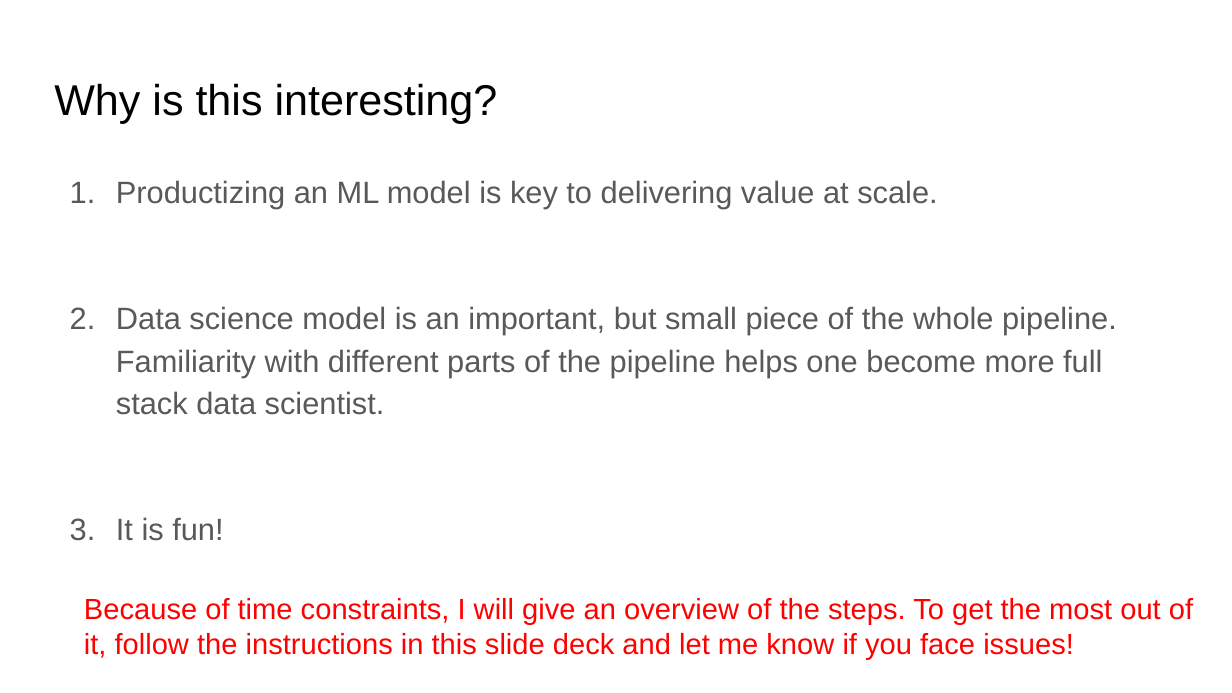
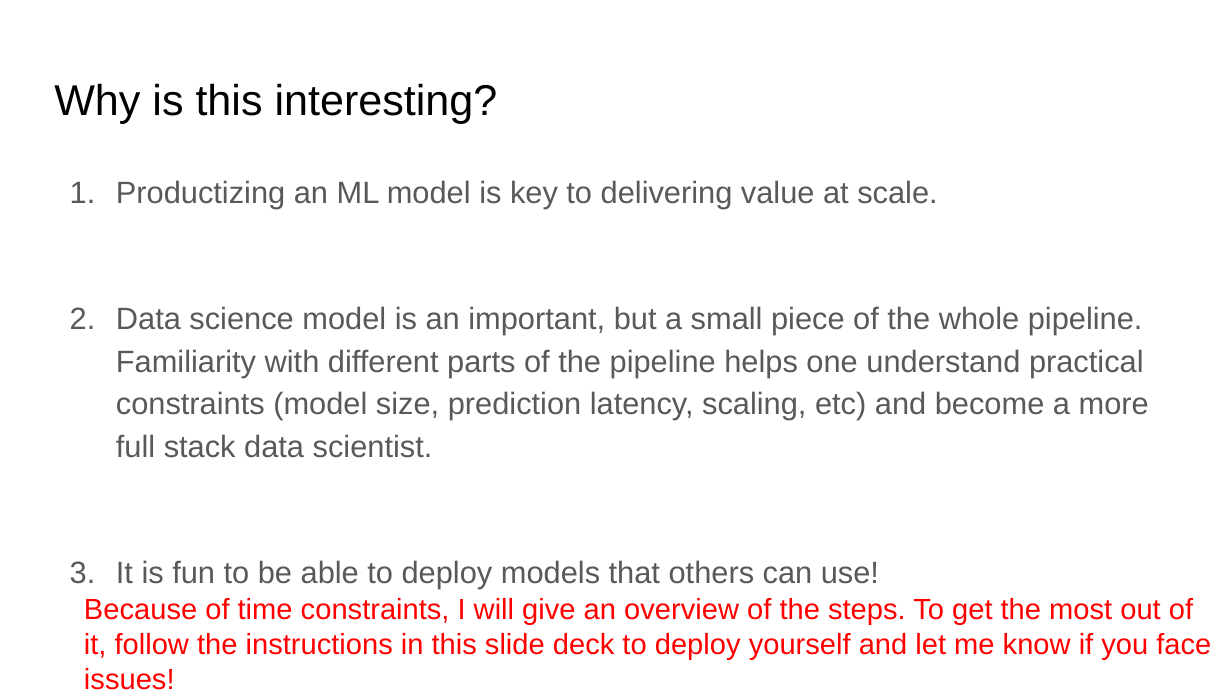
Before and after one commit to praveen-taneja/sentiment-analysis-lambda, a slide deck: slide 4 of docs/How to deploy an ML model with an API on AWS Lamba.pptx. Drawn at 1232x693 pixels with LibreOffice and Linux fonts; fonts in the diff are those of the drawing. Boxes give left, top, right and bottom in pixels: in the first picture for what was removed or moved away, otherwise in the second. Text is boxed around its words. In the diff, an @@ line names an element or a change of style, - is before the commit and + after.

Commit message:
minor edits

```diff
--- a/docs/How to deploy an ML model with an API on AWS Lamba.pptx
+++ b/docs/How to deploy an ML model with an API on AWS Lamba.pptx
@@ text at box(116, 306, 1149, 589): text changed @@
-2. Data science model is an important, but small piece of the whole pipeline. Familiarity with different parts of the pipeline helps one become more full stack data scientist.
-3. It is fun!
+2. Data science model is an important, but a small piece of the whole pipeline. Familiarity with different parts of the pipeline helps one understand practical constraints (model size, prediction latency, scaling, etc) and become a more full stack data scientist.
+3. It is fun to be able to deploy models that others can use!
@@ text at box(84, 598, 1211, 690): text changed @@
-Because of time constraints, I will give an overview of the steps. To get the most out of it, follow the instructions in this slide deck and let me know if you face issues!
+Because of time constraints, I will give an overview of the steps. To get the most out of it, follow the instructions in this slide deck to deploy yourself and let me know if you face issues!
```
Also in this commit, not shown: 9 other slides changed, 2 slides added, 18 slides removed.
